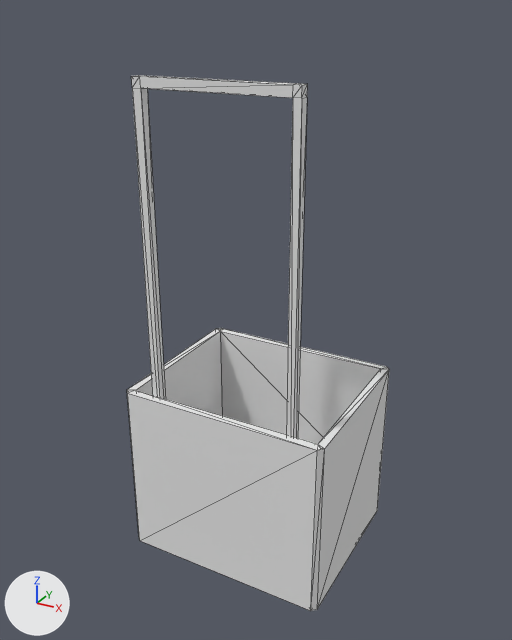
The FBX model Assets/Models/Strutture/Stand_strong.fbx as it was, and as the next commit left it.
One viewpoint serves both versions: a camera (50 mm lens) standing at (0.993, -1.547, 1.735) and looking at (-0.012, 0.281, 0.821). Every picture has the same lights, and +X, +Y and +Z are marked at lower left. Mesh edges are drawn as thin lines. Where no turn or scale is listed for an object, it has been applied to the vertices.

The scene before the commit, as lines of its bpy script (objects in view):
```python
me_cubo_004 = bpy.data.meshes.new('Cubo.004')
me_cubo_004.from_pydata(...)  # 52 vertices, 96 faces; spans x -0.35..0.35, y 0.01..0.59, z 0.0..1.57
me_cubo_004.materials.append(mat_aaa_002)  # white #e7e7e7
ob_stand_strong_box_000 = bpy.data.objects.new('Stand_Strong_Box_000', me_cubo_004)
ob_stand_strong_box_000.location = (0.0, 0.0, 0.0)
```
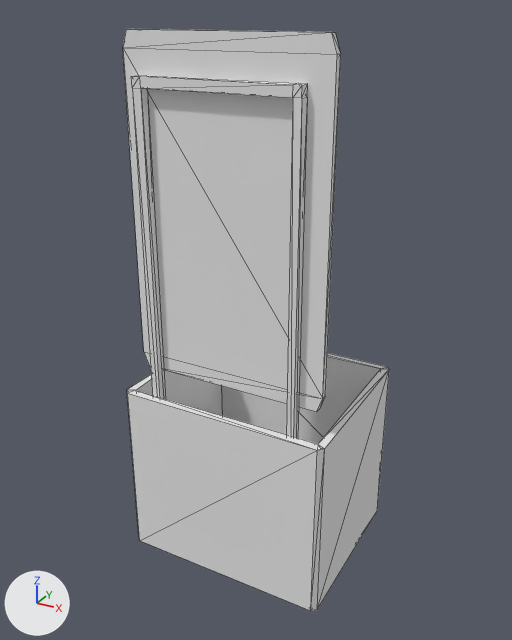
Where the change shows, as pixel boxes [x1, y1, x2, y2] in the pictures (512 x 640 px):
'Cartello', added
    after: [123, 29, 341, 412]

The change, as a diff of the scene's bpy script:
```diff
--- a/Assets/Models/Strutture/Stand_strong.fbx.py
+++ b/Assets/Models/Strutture/Stand_strong.fbx.py
@@ me_cubo_004_1 @@
+me_cubo_004_1.from_pydata(...)  # 16 vertices, 28 faces; spans x -0.297..0.322, y -0.299..-0.279, z 0.69..1.685
+me_cubo_004_1.materials.append(mat_aaa_002)  # white #e7e7e7
@@ ob_cartello @@
+ob_cartello = bpy.data.objects.new('Cartello', me_cubo_004_1)
+ob_cartello.location = (0.0, 0.358, 0.0)
```
